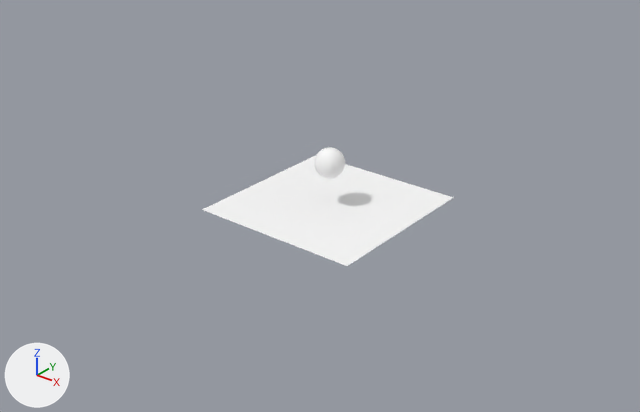
Two versions of the Blender file src/assets/GameScene.blend, one commit apart.
The view is the same before and after, from a 50 mm camera at (32.3, -41.3, 25.2) aimed at (0.7, -1.8, 0.7). The lights are fixed; the arrows at lower left show +X, +Y and +Z.

Before the edit, the objects in view are built like this:
```python
me_плоскость_001 = bpy.data.meshes.new('Плоскость.001')
me_плоскость_001.from_pydata([(-1.0, -1.0, 0.0), (1.0, -1.0, 0.0), (-1.0, 1.0, 0.0), (1.0, 1.0, 0.0)], [], [(0, 1, 3, 2)])
me_плоскость_001.materials.append(mat_материал)  # white #ffffff
me_сфера = bpy.data.meshes.new('Сфера')
me_сфера.from_pydata(...)  # a UV sphere (32 segments, 16 rings, poles along z) spanning x -1.0..1.0, y -1.0..1.0, z -1.0..1.0
me_сфера.materials.append(mat_материал)  # white #ffffff
ob_ground = bpy.data.objects.new('Ground', me_плоскость_001)
ob_ground.location = (0.0, 0.0, 0.0)
ob_ground.scale = (5.87, 5.87, 5.87)
ob_player = bpy.data.objects.new('Player', me_сфера)
ob_player.parent = ob_playerpivot
ob_player.matrix_parent_inverse = Matrix(((1.0, 0.0, 0.0, 0.0), (0.0, 1.0, 0.0, 0.0), (0.0, 0.0, 1.0, -1.167), (0.0, 0.0, 0.0, 1.0)))
ob_player.location = (0.0, 0.0, 2.885)
```
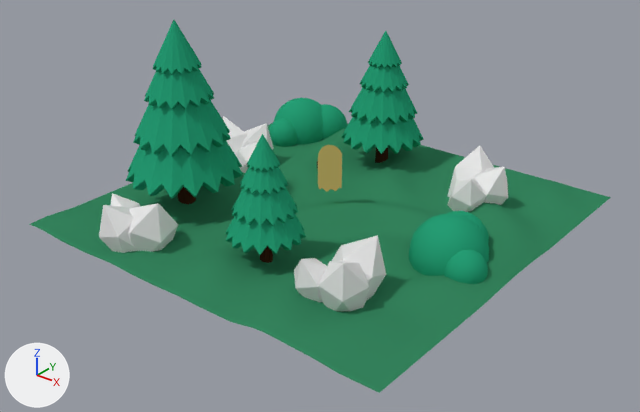
Where the change shows, as pixel boxes [x1, y1, x2, y2] in the pictures (640 x 412 px):
'Ground', reshaped, moved, rescaled (130% wider, 142% taller): before [202, 155, 454, 266]; after [29, 123, 611, 393]
'Tree', added (green): after [126, 20, 243, 204]
'Tree.001', added (green): after [341, 31, 424, 163]
'Tree.002', added (green): after [225, 134, 306, 263]
'Bush.001', added (green): after [409, 211, 489, 284]
'Stones.002', added: after [294, 235, 386, 311]
'Stones.003', added: after [99, 193, 178, 253]
'Bush', added (green): after [269, 98, 347, 147]
'Stones', added: after [447, 145, 508, 212]
'Stones.001', added: after [222, 116, 274, 173]
'Player', reshaped, moved, rescaled (19% narrower, 45% taller): before [314, 147, 345, 179]; after [317, 145, 342, 192]
part 1 of me_плоскость_001, built on: before [202, 155, 454, 266]; after [29, 123, 611, 393]
part 3 of me_сфера, deleted: before [314, 147, 345, 179]
part 4 of me_сфера, added (yellow): after [318, 159, 342, 192]

The change, as a diff of the scene's bpy script:
```diff
--- a/src/assets/GameScene.blend.py
+++ b/src/assets/GameScene.blend.py
@@ me_сфера @@
 # used by ob_player; parent = ob_playerpivot; location = (0.0, 0.0, 2.885)
-me_сфера.from_pydata(...)  # 482 vertices, 512 faces; spans x -1.0..1.0, y -1.0..1.0, z -1.0..1.0
-me_сфера.materials.append(mat_материал)  # white #ffffff
+me_сфера.from_pydata(...)  # 1047 vertices, 1024 faces; spans x -1.07..1.0, y -1.0..1.0, z -2.65..1.0
+# me_сфера part 3: 353 vertices removed from x -0.98..0.98, y -0.98..0.98, z -1.0..0.98
+# me_сфера part 4: 192 vertices added at x -1.0..1.0, y -1.0..1.0, z -2.65..-2.19
+# me_сфера part 5: the surface is now shaded smooth
+me_сфера.materials.append(mat_playerbody)  # yellow #ffed89
+me_сфера.materials.append(mat_playereyes)  # black #1f1f1f
@@ me_плоскость_001 @@
 # used by ob_ground; location = (0.0, 0.0, 0.0); scale = (5.87, 5.87, 5.87)
-me_плоскость_001.from_pydata(...)  # 4 vertices, 1 face; spans x -1.0..1.0, y -1.0..1.0, z 0.0
-me_плоскость_001.materials.append(mat_материал)  # white #ffffff
+me_плоскость_001.from_pydata(...)  # 1400 vertices, 1326 faces; spans x -1.0..1.0, y -1.0..1.0, z 0.0..0.05
+# me_плоскость_001 part 1: 1 vertex removed from x -1.0, y -1.0, z 0.0; 1397 vertices added at x -1.0..1.0, y -1.0..1.0, z 0.0..0.05
+# me_плоскость_001 part 2: the surface is now shaded smooth
+me_плоскость_001.materials.append(mat_ground)  # green #35855e
@@ ob_player @@
 ob_player.matrix_parent_inverse = Matrix(((1.0, 0.0, 0.0, 0.0), (0.0, 1.0, 0.0, 0.0), (0.0, 0.0, 1.0, -1.167), (0.0, 0.0, 0.0, 1.0)))
-ob_player.location = (0.0, 0.0, 2.885)
+ob_player.location = (0.0, 0.0, 3.288)
+ob_player.scale = (0.785, 0.785, 0.785)
@@ ob_ground @@
 ob_ground = bpy.data.objects.new('Ground', me_плоскость_001)
-ob_ground.location = (0.0, 0.0, 0.0)
-ob_ground.scale = (5.87, 5.87, 5.87)
+ob_ground.location = (0.0, 0.0, -0.56)
+ob_ground.scale = (13.6, 13.6, 16.9)
@@ ob_stones_003 @@
+ob_stones_003 = bpy.data.objects.new('Stones.003', me_икосфера_009)  # 36 vertices, 60 faces; spans x -2.28..2.3, y -2.39..2.68, z -2.85..2.76; in mat_stone (white #e7e7e7)
+ob_stones_003.location = (-6.66, -10.75, 0.0)
+ob_stones_003.rotation_euler = (0.0, 0.0, -2.008)  # degrees (0, 0, -115)
@@ ob_bush_001 @@
+ob_bush_001 = bpy.data.objects.new('Bush.001', me_сфера_007)  # a UV sphere (16 segments, 16 rings, poles along z) spanning x -1.81..0.75, y -3.06..-0.5, z -1.28..1.28; a UV sphere (16 segments, 16 rings, poles along z) spanning x -2.77..1.95, y -2.07..2.65, z -2.36..2.36; a UV sphere (16 segments, 16 rings, poles along z) spanning x -0.86..2.74, y -0.31..3.29, z -1.8..1.8; in mat_treeleaf (green #269e75)
+ob_bush_001.location = (10.09, -0.75, 0.0)
+ob_bush_001.rotation_euler = (0.0, 0.0, 1.057)  # degrees (0, 0, 61)
@@ ob_bush @@
+ob_bush = bpy.data.objects.new('Bush', me_сфера_007.copy())
+ob_bush.location = (-9.92, 9.34, 0.0)
@@ ob_tree_002 @@
+ob_tree_002 = bpy.data.objects.new('Tree.002', me_цилиндр_006)  # 324 vertices, 294 faces; spans x -3.77..3.77, y -3.77..3.77, z -0.89..11.98; in mat_treeleaf (green #269e75), mat_treebark (brown #3d2515)
+ob_tree_002.location = (1.12, -7.49, 0.0)
+ob_tree_002.scale = (0.62, 0.62, 0.62)
@@ ob_stones_002 @@
+ob_stones_002 = bpy.data.objects.new('Stones.002', me_икосфера_009.copy())
+ob_stones_002.location = (6.82, -8.04, 0.0)
+ob_stones_002.rotation_euler = (0.0, 0.0, -0.969)  # degrees (0, 0, -56)
@@ ob_stones_001 @@
+ob_stones_001 = bpy.data.objects.new('Stones.001', me_икосфера_009.copy())
+ob_stones_001.location = (-9.37, 1.91, 0.0)
+ob_stones_001.rotation_euler = (0.0, 0.0, 0.972)  # degrees (0, 0, 56)
@@ ob_tree_001 @@
+ob_tree_001 = bpy.data.objects.new('Tree.001', me_цилиндр_006.copy())
+ob_tree_001.location = (-1.98, 8.74, 0.0)
+ob_tree_001.scale = (0.786, 0.786, 0.786)
@@ ob_tree @@
+ob_tree = bpy.data.objects.new('Tree', me_цилиндр_006.copy())
+ob_tree.location = (-7.92, -5.25, 0.0)
@@ ob_stones @@
+ob_stones = bpy.data.objects.new('Stones', me_икосфера_009.copy())
+ob_stones.location = (6.82, 6.83, 0.0)
```
